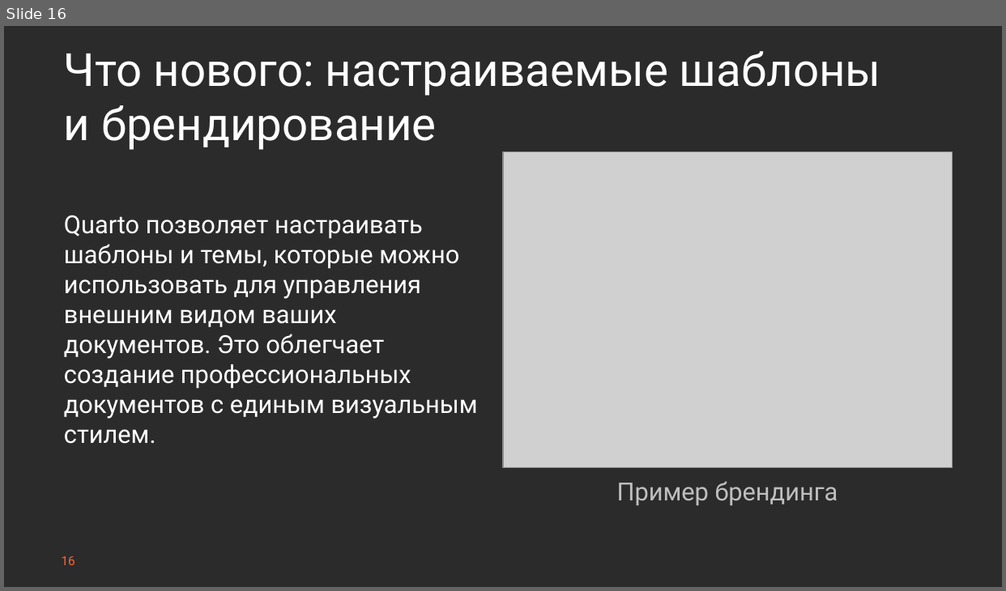
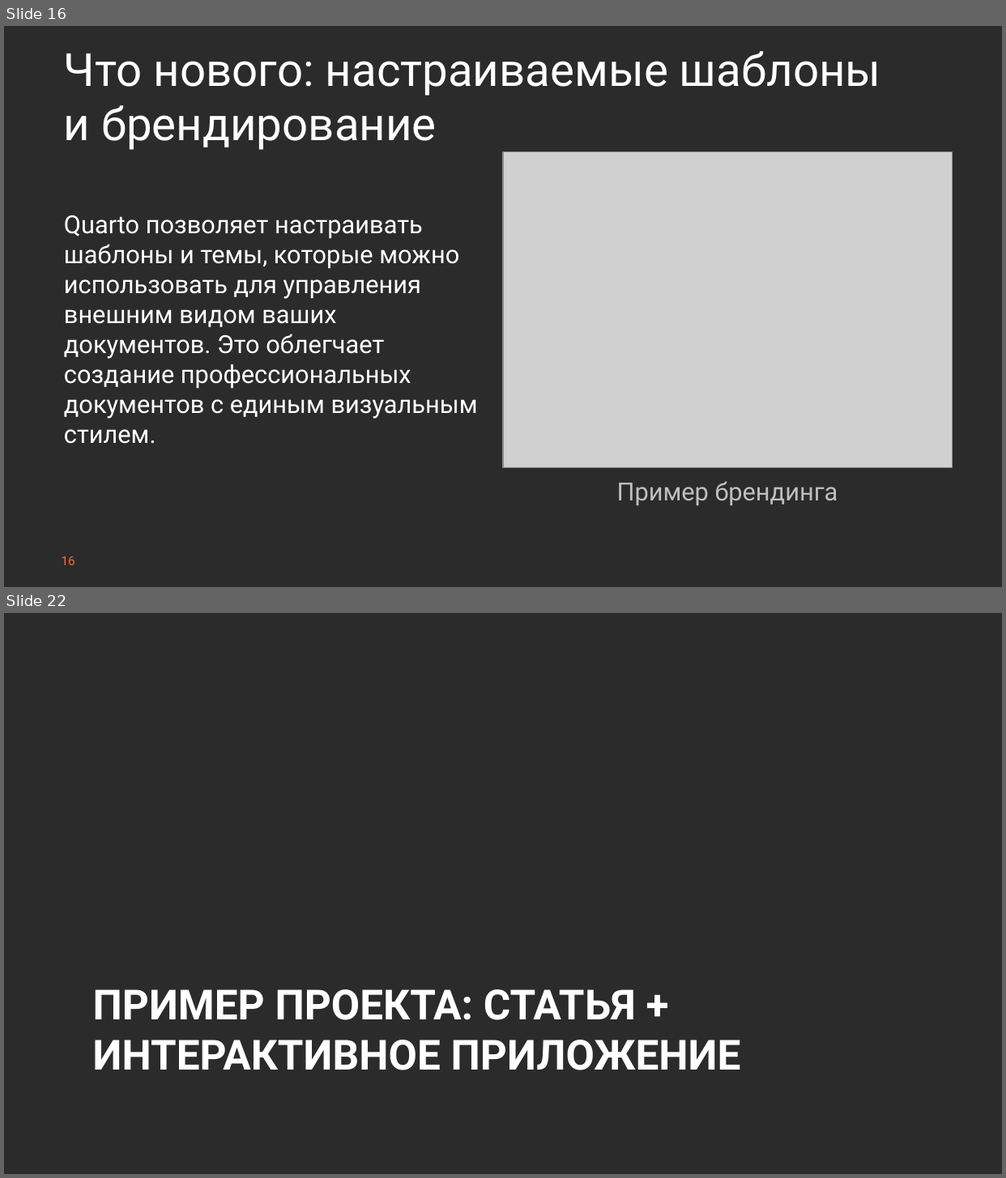
Before and after one commit to Marwolaeth/OTUS_R4DA, a slide deck: 01-Quarto/slides_draft.pptx. Shown one above the other, each under a label of ours: slide 16 before the commit, slides 16 and 22 after it; the slides between them are not shown. The pictures are 1006x591 and 1006x1178 pixels, drawn with LibreOffice and Linux fonts; fonts in the diff are those of the drawing; grey boxes stand for pictures; background and template pictures are left out; a plain dark background stands for a picture behind light text. Boxes give left, top, right and bottom in pixels: in the first picture for what was removed or moved away, otherwise in the second. Text is boxed around its words. In the diff, an @@ line names an element or a change of style, - is before the commit and + after.

```diff
--- a/01-Quarto/slides_draft.pptx
+++ b/01-Quarto/slides_draft.pptx
@@ slide 22 added at [4, 613, 1002, 1174], background picture (left out) @@
@@ title added at [93, 990, 741, 1071], 30 pt, text #FFFFFF, bold @@
+ПРИМЕР ПРОЕКТА: СТАТЬЯ + ИНТЕРАКТИВНОЕ ПРИЛОЖЕНИЕ
```
Also in this commit, not shown: 1 slide changed, 5 other slides added, 1 slide removed, 2 other files.
